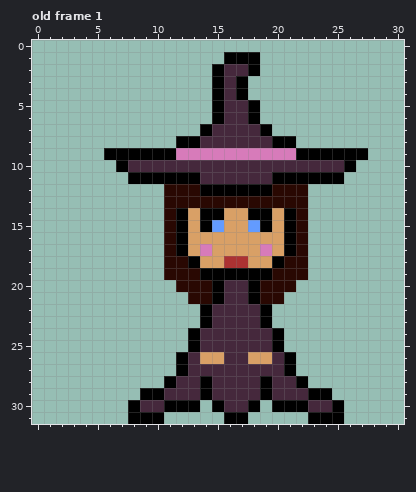
File history of a pixel-art file, sprites/prototipoInicialBruxa.ase. The picture above is the old version.
31x32 pixels, 1 frame. Shown: old frame 1. The commit also changed other frames, which this record leaves out.
And afterwards:
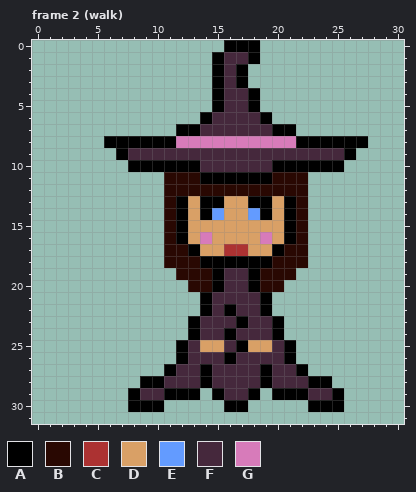
Palette (. is transparent): A #000000  B #290802  C #ac3232  D #d9a066  E #639bff  F #45283c  G #d77bba
A new or re-ordered frame is compared with the old frame closest to it.
Diff:
frames 1 -> 3
Changed rows in their new state; - is an unchanged pixel.
Frame 2 (walk) is new; against old frame 1:
first column x 6:
 0 ----------AAA---------
 1 ---------AFF----------
 2 -----------A.---------
 4 -----------FA---------
 6 --------AF--FA--------
 7 ------AAF----FAA------
 8 AAAAAAGGGGGGGGGGAAAAAA
 9 .-FFFFFFFFFFFFFFFFFF-.
10 -.AAAAAA------AAAAAA.-
11 --...BBBAAAAAABBB...--
12 --------BBBBBB--------
13 ------ADAADDAADA------
14 ---------E--E---------
15 --------DD--DD--------
16 --------G----G--------
17 ------BAD-CC-DAB------
18 -------BAAAAAAB-------
19 -----.--B-FF-B--.-----
20 ------.--------.------
21 -------.AF--FA.-------
22 ----------A-----------
23 -------AF--A-FA-------
24 ----------A-----------
25 ------AFDD-ADDFA------
26 --------FFA-FF--------
27 -----AF-A----A-FA-----
28 ---AAF----------FAA---
29 --AFFAAA.A--A.AAAFFA--
30 ---AA...-.AA.-...AA---
31 --...-----..-----...--
Changed places in both pictures, as pixel boxes (x1, y1, x2, y2):
changed: (104, 40, 368, 424)
